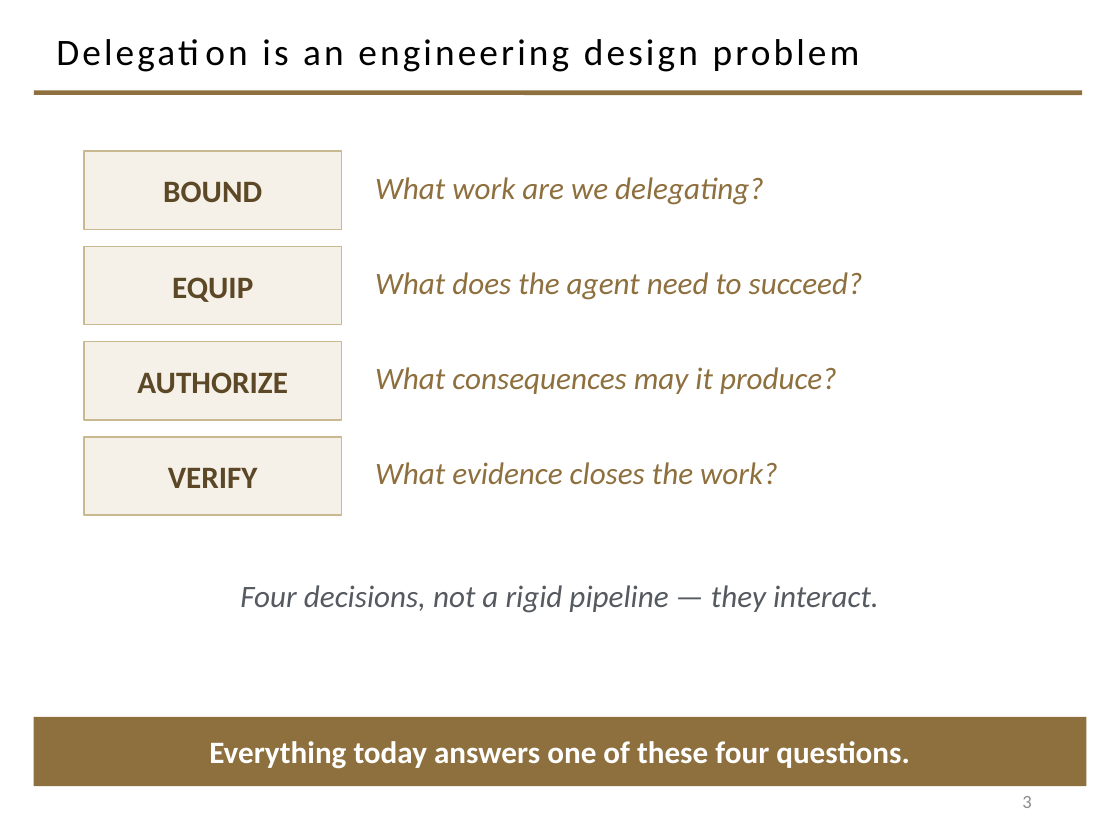
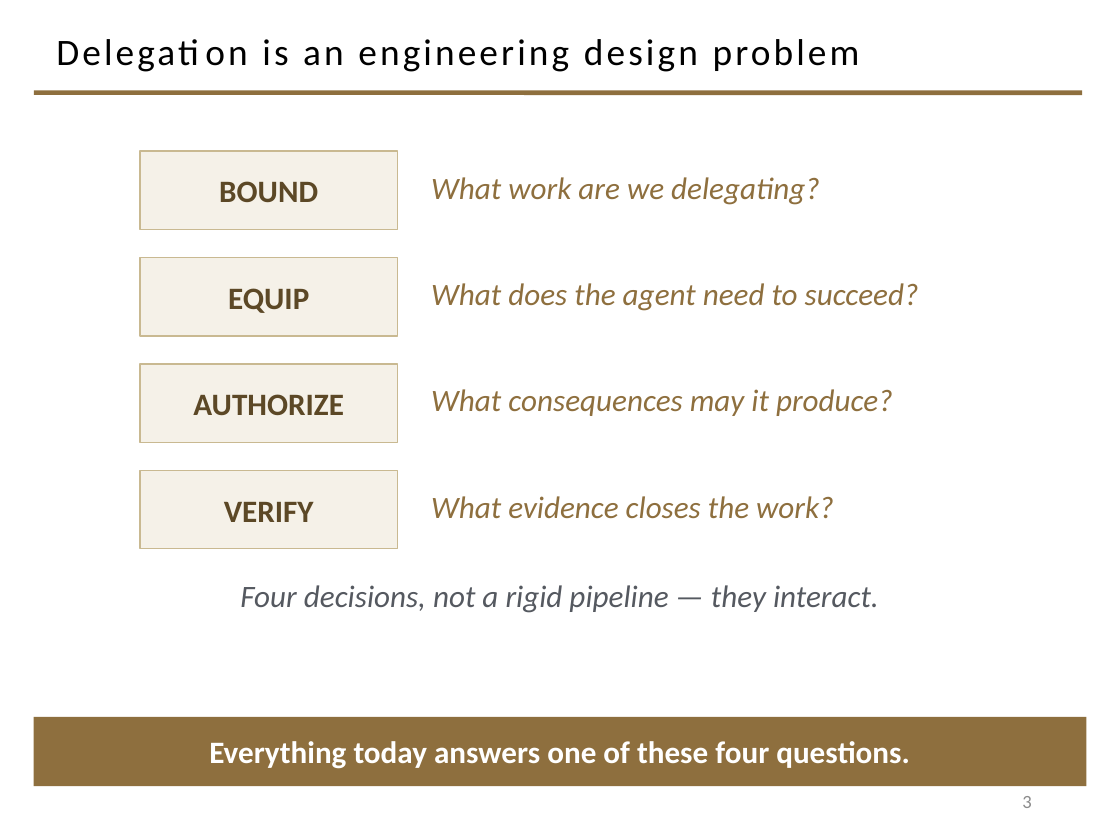
Before and after one commit to davisjam/model-based-agentic-software-engineering, a slide deck: slide 3 of course/lectures/act-2-building-systems-and-governing-changes/01-agent-levers/2-1-Agents.pptx. Drawn at 1120x840 pixels with LibreOffice and Linux fonts; fonts in the diff are those of the drawing; background and template pictures are left out. Boxes give left, top, right and bottom in pixels: in the first picture for what was removed or moved away, otherwise in the second. Text is boxed around its words. In the diff, an @@ line names an element or a change of style, - is before the commit and + after.

```diff
--- a/course/lectures/act-2-building-systems-and-governing-changes/01-agent-levers/2-1-Agents.pptx
+++ b/course/lectures/act-2-building-systems-and-governing-changes/01-agent-levers/2-1-Agents.pptx
@@ rectangle "BOUND": place and size @@
-rectangle "BOUND" at [84,151,342,230]
+rectangle "BOUND" at [140,151,398,230]
@@ text "What work are we delegating?": place and size @@
-text "What work are we delegating?" at [375,177,764,205]
+text "What work are we delegating?" at [431,177,820,205]
@@ rectangle "EQUIP": place and size @@
-rectangle "EQUIP" at [84,246,342,325]
+rectangle "EQUIP" at [140,258,398,336]
@@ text "What does the agent need ...": place and size @@
-text "What does the agent need ..." at [375,272,863,300]
+text "What does the agent need ..." at [431,283,919,311]
@@ rectangle "AUTHORIZE": place and size @@
-rectangle "AUTHORIZE" at [84,342,342,420]
+rectangle "AUTHORIZE" at [140,364,398,442]
@@ text "What consequences may it produce?": place and size @@
-text "What consequences may it produce?" at [375,367,837,394]
+text "What consequences may it produce?" at [431,389,893,416]
@@ rectangle "VERIFY": place and size @@
-rectangle "VERIFY" at [84,437,342,515]
+rectangle "VERIFY" at [140,470,398,549]
@@ text "What evidence closes the work?": place and size @@
-text "What evidence closes the work?" at [375,462,777,485]
+text "What evidence closes the work?" at [431,496,833,519]
```
Also in this commit, not shown: 8 other slides changed.
